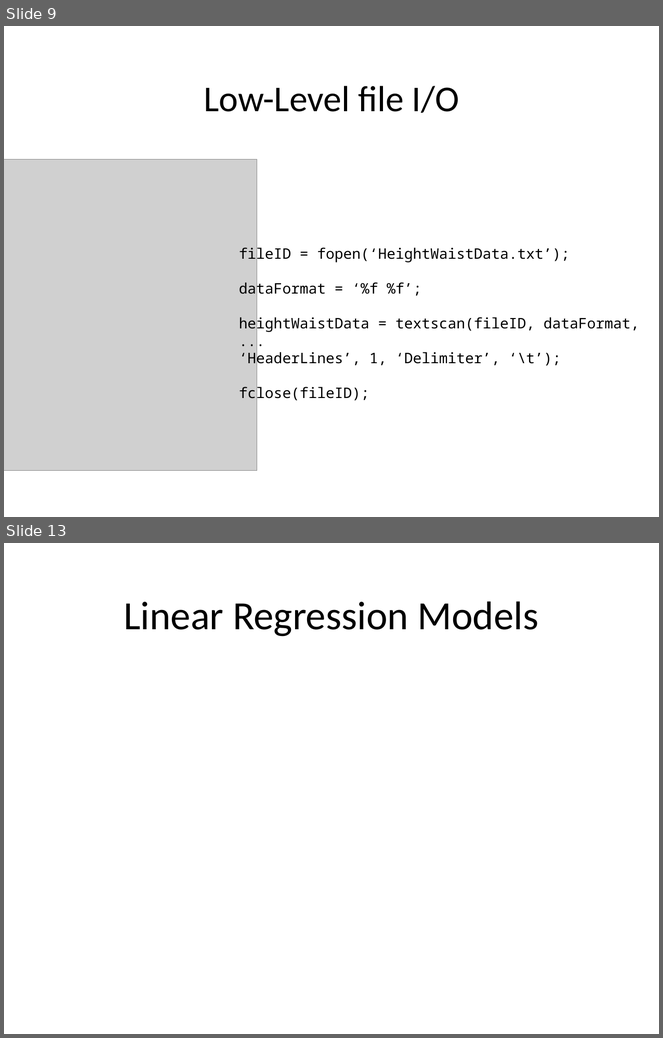
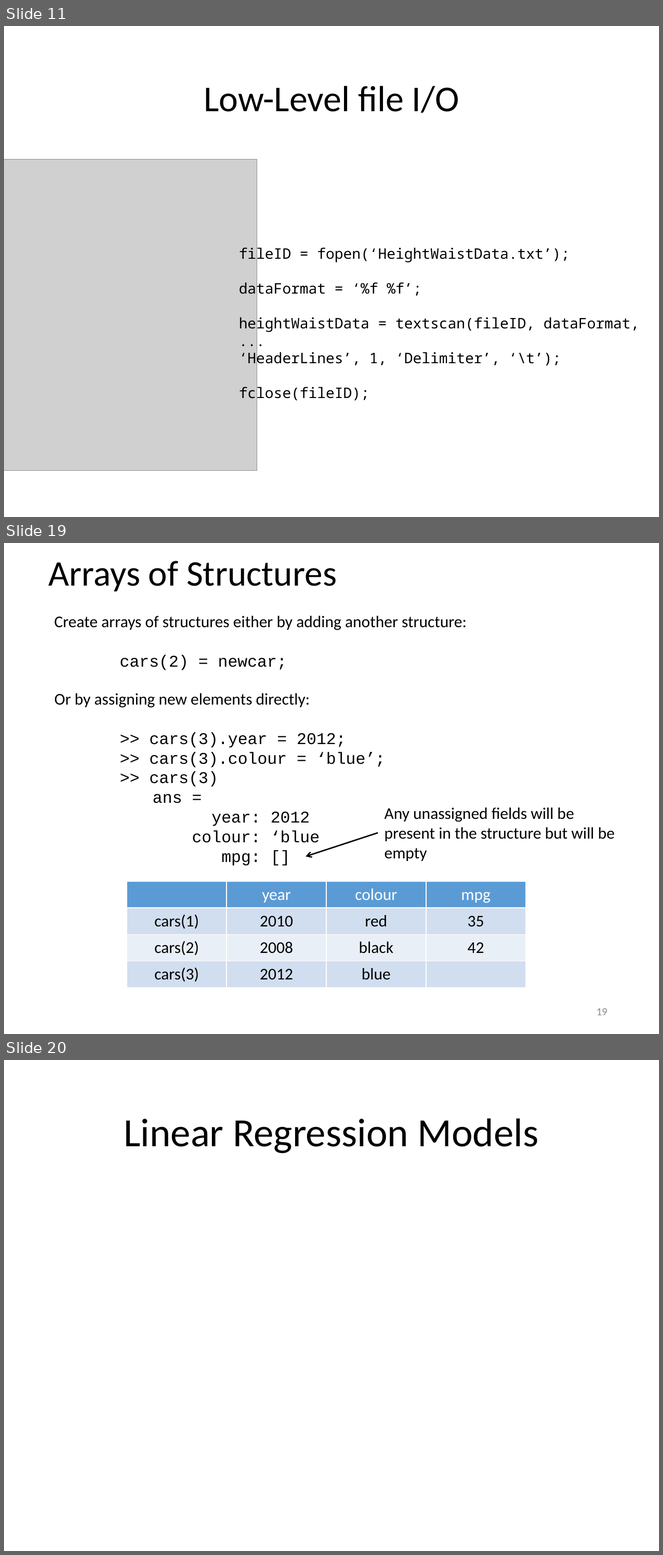
Before and after one commit to louisepb/Nottingham_Workshop, a slide deck: InstructorMaterials/Best Practices for Software Development using MATLAB.pptx. Shown one above the other, each under a label of ours: slides 9 and 13 before the commit, slides 11, 19 and 20 after it; the slides between them are not shown. The pictures are 663x1038 and 663x1555 pixels, drawn with LibreOffice and Linux fonts; fonts in the diff are those of the drawing; grey boxes stand for pictures. Boxes give left, top, right and bottom in pixels: in the first picture for what was removed or moved away, otherwise in the second. Text is boxed around its words. In the diff, an @@ line names an element or a change of style, - is before the commit and + after.

```diff
--- a/InstructorMaterials/Best Practices for Software Development using MATLAB.pptx
+++ b/InstructorMaterials/Best Practices for Software Development using MATLAB.pptx
@@ slide 19 added at <box>4,543,659,1034</box>, background #FFFFFF @@
@@ title added at <box>49,561,337,592</box>, 39.6 pt, text #000000 @@
+Arrays of Structures
@@ text added at <box>54,616,467,670</box>, 18 pt, text #000000 @@
+Create arrays of structures either by adding another structure:
+cars(2) = newcar;
@@ text added at <box>54,693,385,866</box>, 18 pt, text #000000 @@
+Or by assigning new elements directly:
+>> cars(3).year = 2012;
+>> cars(3).colour = ‘blue’;
+>> cars(3)
+      ans =
+      year: 2012
+      colour: ‘blue
+      mpg: []
@@ text added at <box>385,808,615,861</box>, 18 pt, text #000000 @@
+Any unassigned fields will be present in the structure but will be empty
@@ arrow added from (378, 833) to (306, 857), #000000 1.5 pt @@
@@ table added at <box>127,882,526,988</box>, 4 rows, 4 columns @@
+ | year | colour | mpg
+cars(1) | 2010 | red | 35
+cars(2) | 2008 | black | 42
+cars(3) | 2012 | blue | 
@@ page number added at <box>597,1008,608,1016</box>, 12 pt, text #8C8C8C @@
+19
@@ what was slide 9 is now slide 11 @@
@@ what was slide 13 is now slide 20 @@
```
Also in this commit, not shown: 3 slides changed, 12 other slides added, 4 slides removed.
